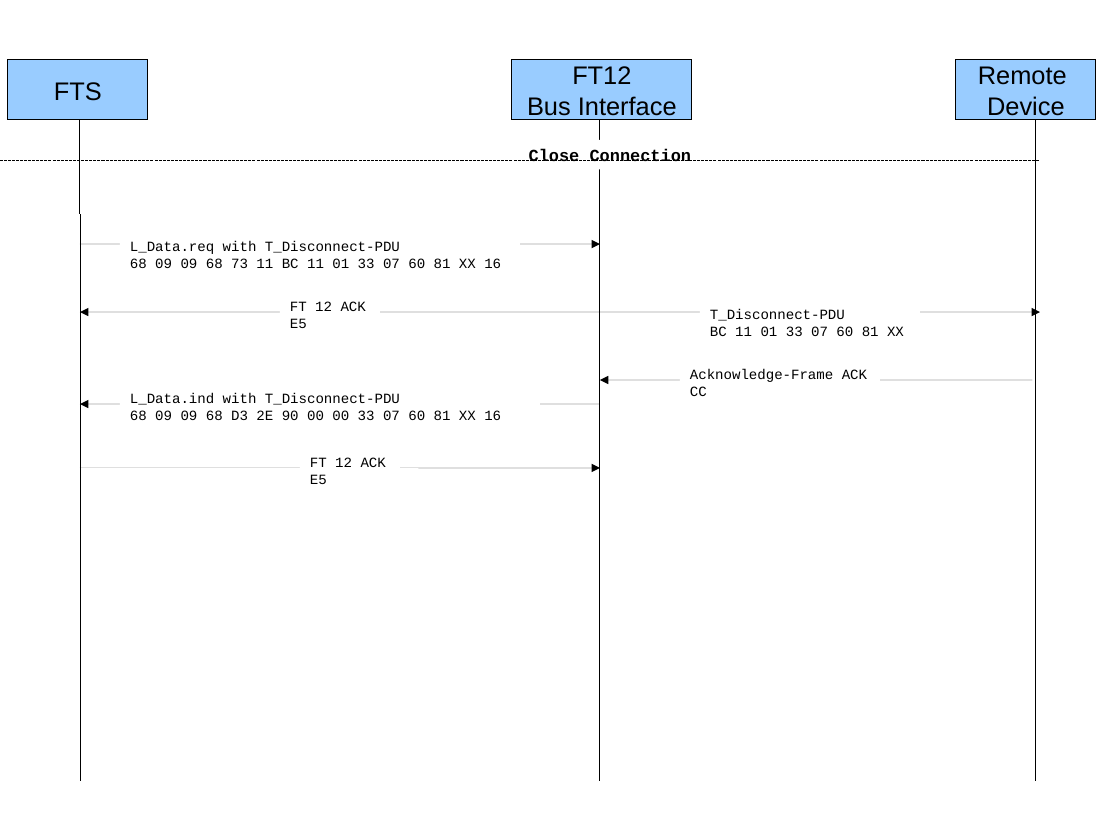
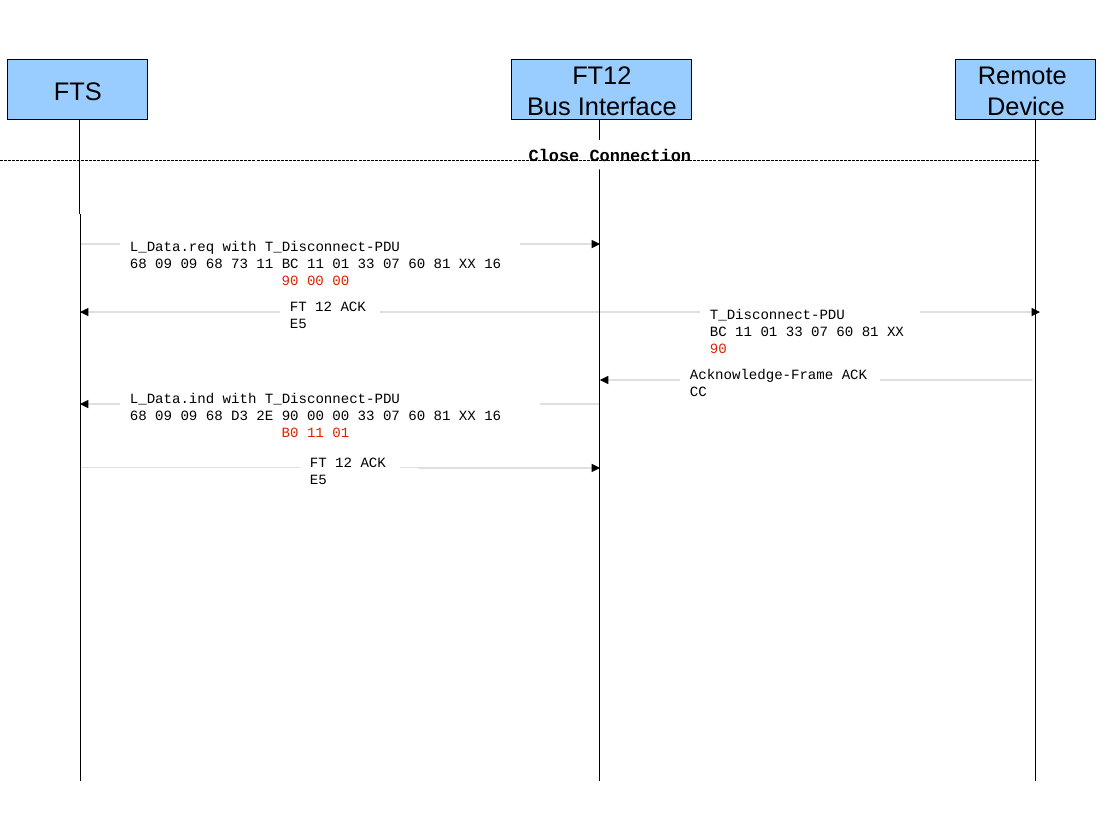
Before and after one commit to Paolo-Maffei/freebus-fts, a slide deck: slide 3 of freebus-fts-knxcomm/doc/Example Bus Komunikation.odp. Drawn at 1120x840 pixels with LibreOffice and Linux fonts; fonts in the diff are those of the drawing. Boxes give left, top, right and bottom in pixels: in the first picture for what was removed or moved away, otherwise in the second. Text is boxed around its words. In the diff, an @@ line names an element or a change of style, - is before the commit and + after.

```diff
--- a/freebus-fts-knxcomm/doc/Example Bus Komunikation.odp
+++ b/freebus-fts-knxcomm/doc/Example Bus Komunikation.odp
@@ text at (282,275,349,285): paragraph added @@
+90 00 00
@@ text at (710,343,727,353): paragraph added @@
+90
@@ text at (282,427,349,437): paragraph added @@
+B0 11 01
```
Also in this commit, not shown: 2 other slides changed, 1 other file.
